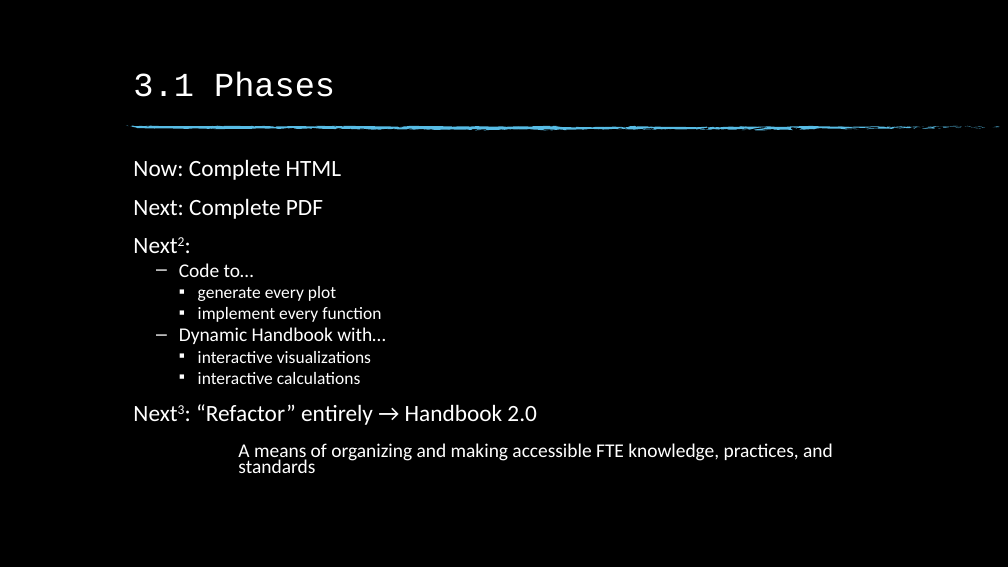
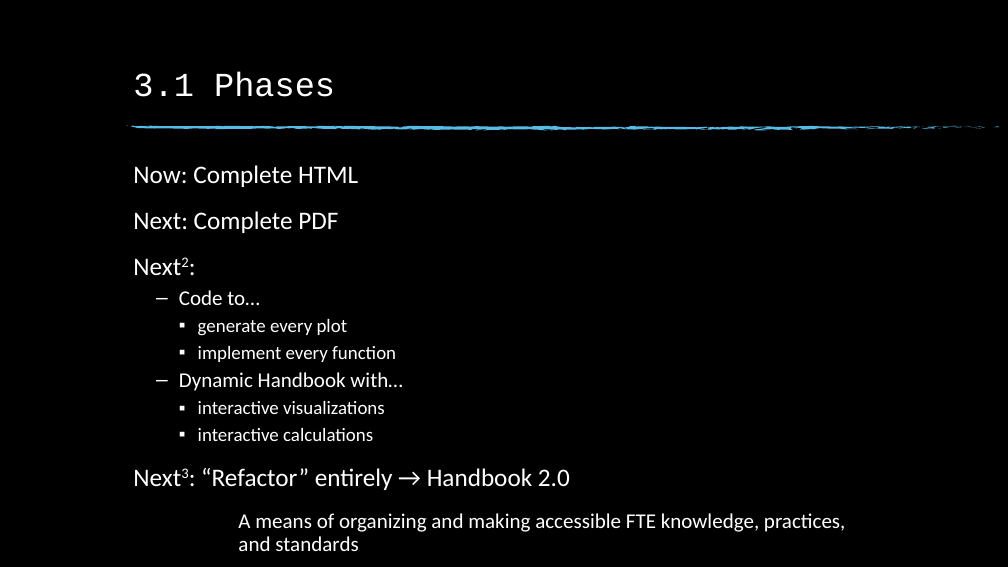
Before and after one commit to Society-of-Flight-Test-Engineers/handbook-2013, a slide deck: slide 15 of tutorials/2020-10-22-Symposium/porting-the-handbook.pptx. Drawn at 1008x567 pixels with LibreOffice and Linux fonts; fonts in the diff are those of the drawing; background and template pictures are left out. Boxes give left, top, right and bottom in pixels: in the first picture for what was removed or moved away, otherwise in the second. Text is boxed around its words. In the diff, an @@ line names an element or a change of style, - is before the commit and + after.

```diff
--- a/tutorials/2020-10-22-Symposium/porting-the-handbook.pptx
+++ b/tutorials/2020-10-22-Symposium/porting-the-handbook.pptx
@@ text "Now: Complete HTML" at [133, 165, 845, 551]: size 22.2 to 24 pt in "Now: Complete HTML", "Next: Complete PDF", "Next2:", "Next3: “Refactor” entirely → Handbook 2.0"; size 18.5 to 20 pt in "Code to…", "Dynamic Handbook with…", "A means of organizing and making accessible ..."; size 16.6 to 18 pt in "generate every plot", "implement every function", "interactive visualizations", "interactive calculations"; line spacing 0.7 to 0.9 @@
```
Also in this commit, not shown: 4 other slides changed, 1 slide added, 1 slide removed, 5 other files.
